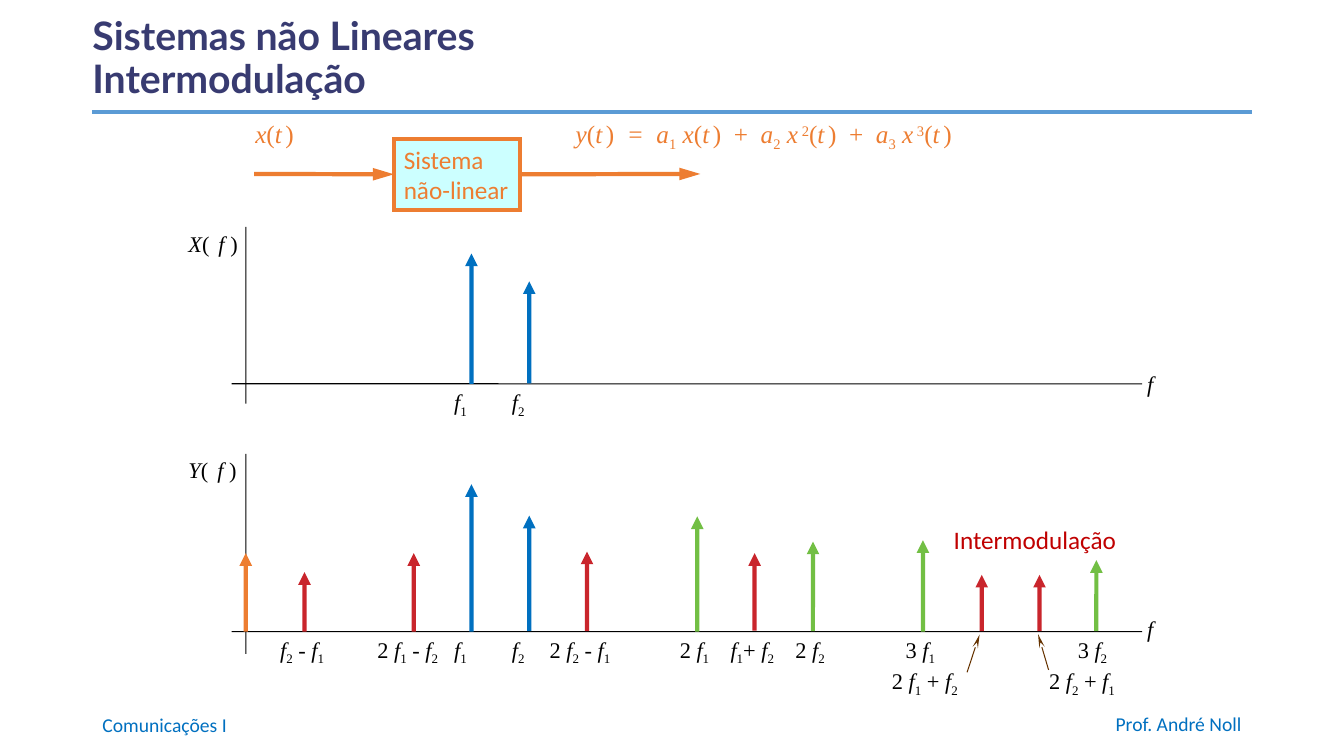
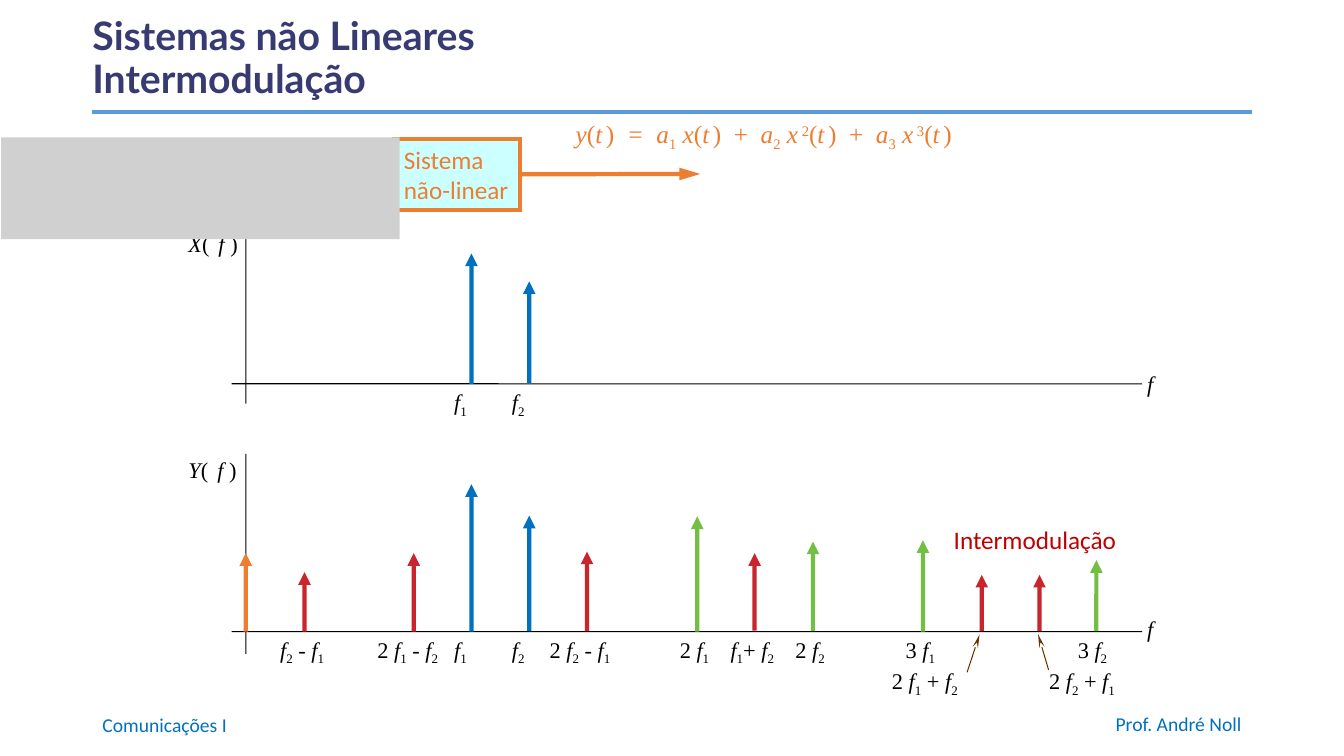
Before and after one commit to anollba/comunicacoes_i_ufrj, a slide deck: slide 28 of slides/Part1-Sistemas/01_04_Sistemas.pptx. Drawn at 1344x756 pixels with LibreOffice and Linux fonts; fonts in the diff are those of the drawing; grey boxes stand for pictures; background and template pictures are left out. Boxes give left, top, right and bottom in pixels: in the first picture for what was removed or moved away, otherwise in the second. Text is boxed around its words. In the diff, an @@ line names an element or a change of style, - is before the commit and + after.

```diff
--- a/slides/Part1-Sistemas/01_04_Sistemas.pptx
+++ b/slides/Part1-Sistemas/01_04_Sistemas.pptx
@@ picture added at (1,137,399,239) @@
@@ text removed at (255,125,282,148) @@
-x(t )
@@ arrow removed from (254, 174) to (394, 174) @@
```
Also in this commit, not shown: 6 other slides changed, 1 other file.
